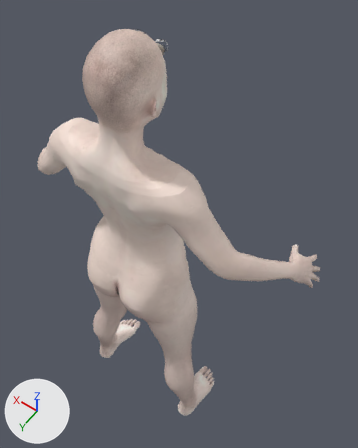
Before and after pictures for a commit that changed the glTF model 3d/models/av/m/body.glb.
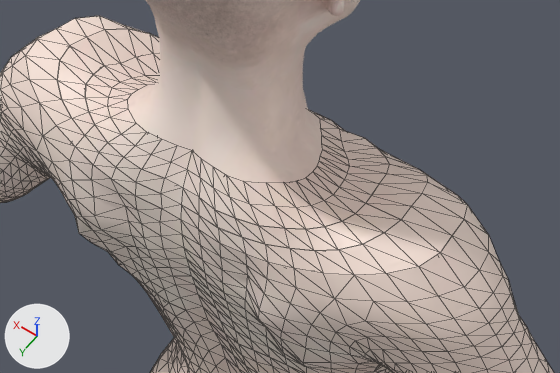
Each version is shown whole from a 50 mm lens placed at (-0.608, 0.603, 2.209), pointed at (-0.015, -0.228, 0.903), then close up on the part from 14% to 62% of the width and 25% to 51% of the height. Every picture has the same lights, and +X, +Y and +Z are marked at lower left. The last two pictures show the newer version. The close-ups show mesh edges as thin lines. Vertices at exactly the same position are counted once.

Objects in the first close-up: 'body-0', 'body-14', 'body-16', 'body-17', 'body-2', 'body-4', 'body-5', 'body-8', 'body-9'.
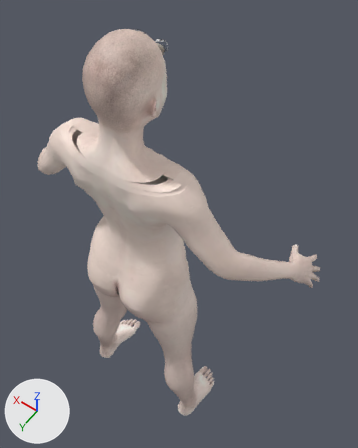
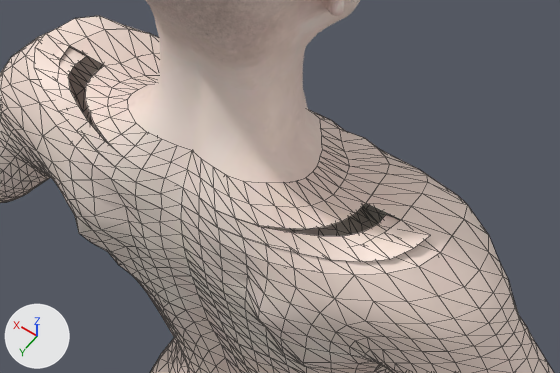
The newer file adds a shape key; the second version is drawn at full value of the shape key 'torso-vshape-incr' of 'body-17', and the change is written as the vertex moves it makes.

Boxes [x1, y1, x2, y2] around the edits, measured in the close-ups (560 x 373 px; the box of a moved part takes in the faces that stretch with it):
'body-17', reshaped (15% wider, 12% taller): before [57, 46, 400, 251]; after [34, 33, 430, 262]
part 1 of me_base_034, moved or reshaped: before [215, 203, 400, 251]; after [215, 210, 430, 262]
part 2 of me_base_034, moved or reshaped: before [57, 46, 141, 182]; after [34, 33, 141, 182]

Diff of the bpy script that builds the scene:
```diff
--- a/3d/models/av/m/body.glb.py
+++ b/3d/models/av/m/body.glb.py
@@ me_base_034 @@
 # used by ob_body_17; location = (0.0, 0.0, 0.0); scale = (0.01, 0.01, 0.01)
-me_base_034.from_pydata(...)  # 42 vertices, 40 faces; spans x -15.4..15.4, y -1.3..5.0, z 136.2..139.3
-me_base_034.vertices[6].co = (-5.9, 4.8, 136.8)  # pixel (242, 237)
-me_base_034.vertices[8].co = (-7.8, 4.5, 137.0)  # pixel (265, 244)
-me_base_034.vertices[9].co = (-7.0, 4.2, 138.1)  # pixel (258, 225)
-me_base_034.vertices[10].co = (-9.6, 4.0, 137.3)  # pixel (289, 248)
-me_base_034.vertices[11].co = (-8.8, 3.5, 138.4)  # pixel (284, 228)
-me_base_034.vertices[12].co = (-11.3, 3.5, 137.6)  # pixel (314, 250)
-me_base_034.vertices[13].co = (-10.1, 2.8, 138.4)  # pixel (305, 229)
-me_base_034.vertices[14].co = (-12.9, 2.7, 138.1)  # pixel (338, 249)
-me_base_034.vertices[15].co = (-11.1, 2.0, 138.6)  # pixel (324, 226)
-me_base_034.vertices[16].co = (-14.2, 1.7, 138.6)  # pixel (362, 244)
-me_base_034.vertices[17].co = (-11.9, 1.0, 138.9)  # pixel (342, 221)
-me_base_034.vertices[18].co = (-15.0, 0.4, 139.1)  # pixel (384, 232)
-me_base_034.vertices[19].co = (-12.2, -0.1, 138.8)  # pixel (355, 213)
-me_base_034.vertices[20].co = (-15.4, -1.1, 139.3)  # pixel (401, 219)
-me_base_034.vertices[21].co = (-12.2, -1.3, 138.8)  # pixel (365, 203)
-me_base_034.vertices[26].co = (5.9, 4.8, 136.8)  # pixel (115, 167)
-me_base_034.vertices[28].co = (7.8, 4.5, 137.0)  # pixel (98, 152)
-me_base_034.vertices[29].co = (7.0, 4.2, 138.1)  # pixel (107, 142)
-me_base_034.vertices[30].co = (9.6, 4.0, 137.3)  # pixel (84, 135)
-me_base_034.vertices[31].co = (8.8, 3.5, 138.4)  # pixel (94, 124)
-me_base_034.vertices[32].co = (11.3, 3.5, 137.6)  # pixel (71, 118)
-me_base_034.vertices[33].co = (10.1, 2.8, 138.4)  # pixel (88, 111)
-me_base_034.vertices[34].co = (12.9, 2.7, 138.1)  # pixel (61, 99)
-me_base_034.vertices[35].co = (11.1, 2.0, 138.6)  # pixel (85, 97)
-me_base_034.vertices[36].co = (14.2, 1.7, 138.6)  # pixel (57, 80)
-me_base_034.vertices[37].co = (11.9, 1.0, 138.9)  # pixel (85, 84)
-me_base_034.vertices[38].co = (15.0, 0.4, 139.1)  # pixel (59, 60)
-me_base_034.vertices[39].co = (12.2, -0.1, 138.8)  # pixel (93, 74)
-me_base_034.vertices[40].co = (15.4, -1.1, 139.3)  # pixel (69, 45)
-me_base_034.vertices[41].co = (12.2, -1.3, 138.8)  # pixel (104, 65)
+me_base_034.from_pydata(...)  # 42 vertices, 40 faces; spans x -17.8..17.8, y -1.3..5.0, z 136.2..139.3
+# me_base_034 part 1
+me_base_034.vertices[6].co = (-6.0, 4.8, 136.8)  # pixel (243, 237)
+me_base_034.vertices[8].co = (-8.1, 4.5, 137.0)  # pixel (269, 246)
+me_base_034.vertices[9].co = (-7.2, 4.2, 138.1)  # pixel (261, 226)
+me_base_034.vertices[10].co = (-10.4, 4.0, 137.3)  # pixel (299, 253)
+me_base_034.vertices[11].co = (-9.4, 3.5, 138.4)  # pixel (291, 232)
+me_base_034.vertices[12].co = (-12.7, 3.5, 137.6)  # pixel (330, 259)
+me_base_034.vertices[13].co = (-11.1, 2.8, 138.4)  # pixel (317, 235)
+me_base_034.vertices[14].co = (-14.8, 2.7, 138.1)  # pixel (360, 261)
+me_base_034.vertices[15].co = (-12.6, 2.0, 138.6)  # pixel (342, 236)
+me_base_034.vertices[16].co = (-16.5, 1.7, 138.6)  # pixel (390, 259)
+me_base_034.vertices[17].co = (-13.6, 1.0, 138.9)  # pixel (362, 232)
+me_base_034.vertices[18].co = (-17.5, 0.4, 139.1)  # pixel (413, 248)
+me_base_034.vertices[19].co = (-14.0, -0.1, 138.8)  # pixel (376, 224)
+me_base_034.vertices[20].co = (-17.8, -1.1, 139.3)  # pixel (430, 235)
+me_base_034.vertices[21].co = (-14.0, -1.3, 138.8)  # pixel (386, 214)
+# me_base_034 part 2
+me_base_034.vertices[26].co = (6.0, 4.8, 136.8)  # pixel (114, 166)
+me_base_034.vertices[28].co = (8.1, 4.5, 137.0)  # pixel (95, 150)
+me_base_034.vertices[29].co = (7.2, 4.2, 138.1)  # pixel (105, 141)
+me_base_034.vertices[30].co = (10.4, 4.0, 137.3)  # pixel (76, 130)
+me_base_034.vertices[31].co = (9.4, 3.5, 138.4)  # pixel (88, 121)
+me_base_034.vertices[32].co = (12.7, 3.5, 137.6)  # pixel (58, 110)
+me_base_034.vertices[33].co = (11.1, 2.8, 138.4)  # pixel (78, 105)
+me_base_034.vertices[34].co = (14.8, 2.7, 138.1)  # pixel (43, 89)
+me_base_034.vertices[35].co = (12.6, 2.0, 138.6)  # pixel (69, 89)
+me_base_034.vertices[36].co = (16.5, 1.7, 138.6)  # pixel (34, 67)
+me_base_034.vertices[37].co = (13.6, 1.0, 138.9)  # pixel (68, 75)
+me_base_034.vertices[38].co = (17.5, 0.4, 139.1)  # pixel (35, 47)
+me_base_034.vertices[39].co = (14.0, -0.1, 138.8)  # pixel (75, 64)
+me_base_034.vertices[40].co = (17.8, -1.1, 139.3)  # pixel (45, 33)
+me_base_034.vertices[41].co = (14.0, -1.3, 138.8)  # pixel (86, 56)
 me_base_034.materials.append(mat_skin)
```
